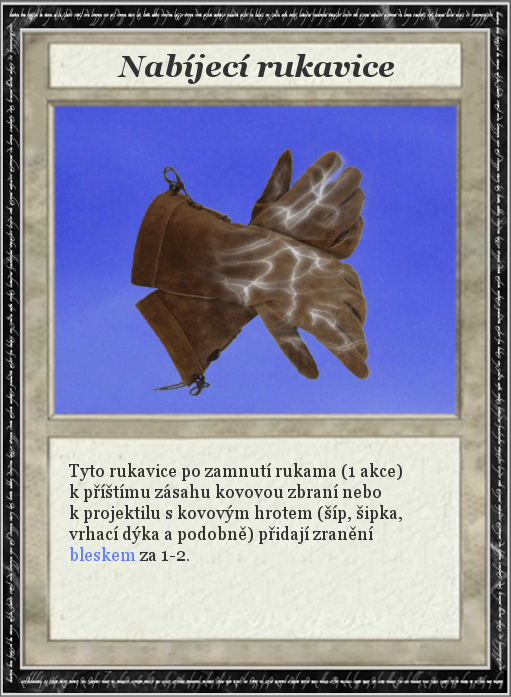
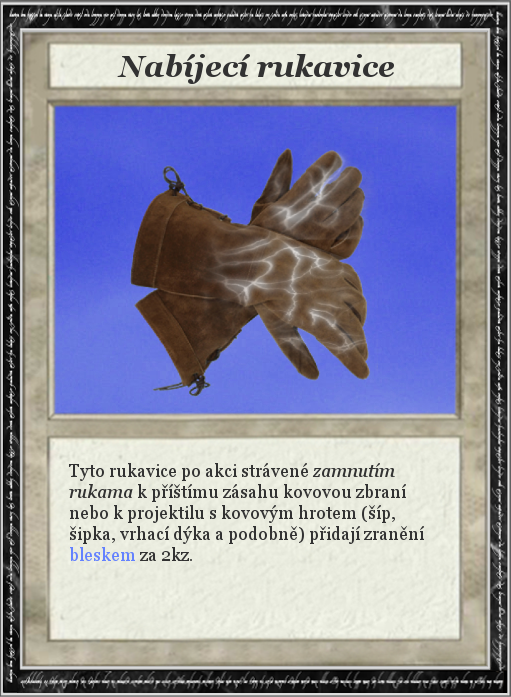
Revision of a layered (511, 697) image; what changed, layer by layer:
renamed "Tyto rukavice po zamnutí rukam..." to "Tyto rukavice po akci strávené...", painted on it over [69,463,424,561]
